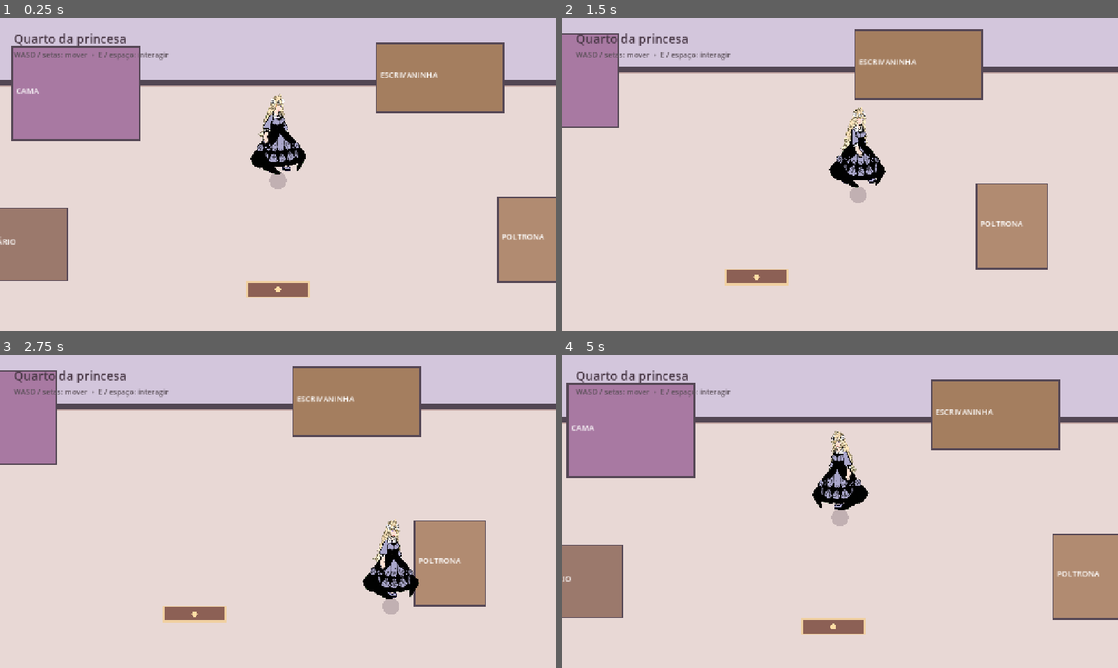
Above: before the commit, frames 1-4 (two rows, left to right).
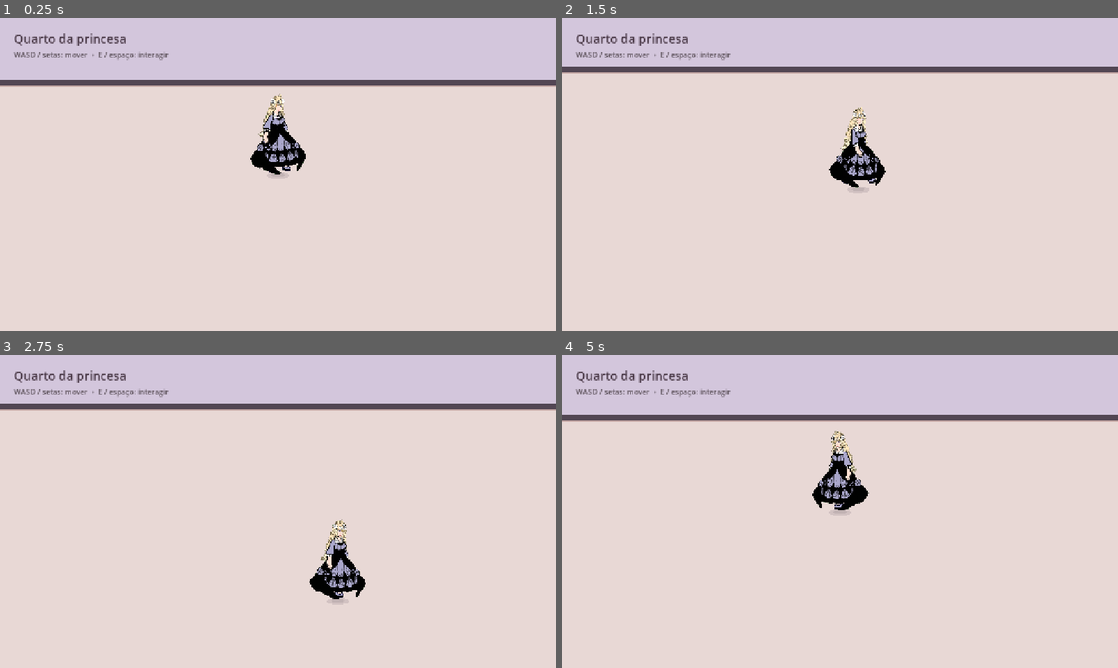
Above: after the commit, the same moments.

Repository: nestarasup-sys/jogo-novo
Game: Godot game, scene res://scenes/main.tscn
Same seed, same stepped clock (60 frames per second), same inputs: the game is played once before the commit and once after it.
Inputs:
- Up to frame 1 (0.25 s): no input
- Up to frame 2 (1.5 s): tap Enter at 0.5 s; hold D (move_right) 0.53-1.28 s; tap E (interact) at 0.6, 1.35 s; tap Space at 0.77 s; hold S (move_down) from 1.28 s (still down)
- Up to frame 3 (2.75 s): tap Space at 1.52 s; release S (move_down) at 2.03 s; hold D (move_right) from 2.03 s (still down); tap Enter at 2.1 s; tap E (interact) at 2.3 s
- Up to frame 4 (5 s): release D (move_right) at 2.78 s; hold W (move_up) 2.78-3.53 s; tap E (interact) at 2.85, 3.6, 4.55 s; tap Space at 3.02, 3.77, 4.52 s; hold A (move_left) from 3.53 s (still down); tap Enter at 4.35 s

The runs differ from the first frame. In frame 1, 19% of the frame differs, in the area x 0-100%, y 7-90%; in frame 2, 12%; in frame 3, 15%; in frame 4, 20%.
Error after the commit: Parse Error: Cannot pass a value of type "HorizontalAlignment" as "String". (res://scripts/world/furniture.gd:71)

Commit message:
polish: rebalance bedroom placeholders, readable exit and grounded princess shadow

Diff:
--- a/scenes/rooms/bedroom.tscn
+++ b/scenes/rooms/bedroom.tscn
@@ -75,7 +75,7 @@
 y_sort_enabled = true
 
 [node name="Bed" type="StaticBody2D" parent="WorldSpace/Furniture"]
-position = Vector2(282, 277)
+position = Vector2(395, 283)
 script = ExtResource("3_furniture")
 display_name = "CAMA"
 footprint_size = Vector2(225, 165)
@@ -86,7 +86,7 @@
 
 
 [node name="WritingDesk" type="StaticBody2D" parent="WorldSpace/Furniture"]
-position = Vector2(927, 249)
+position = Vector2(895, 268)
 script = ExtResource("3_furniture")
 display_name = "ESCRIVANINHA"
 footprint_size = Vector2(225, 122)
@@ -97,7 +97,7 @@
 
 
 [node name="Wardrobe" type="StaticBody2D" parent="WorldSpace/Furniture"]
-position = Vector2(186, 544)
+position = Vector2(332, 515)
 script = ExtResource("3_furniture")
 display_name = "ARMÁRIO"
 footprint_size = Vector2(162, 128)
@@ -108,7 +108,7 @@
 
 
 [node name="Armchair" type="StaticBody2D" parent="WorldSpace/Furniture"]
-position = Vector2(1092, 535)
+position = Vector2(968, 514)
 script = ExtResource("3_furniture")
 display_name = "POLTRONA"
 footprint_size = Vector2(125, 150)
@@ -121,14 +121,14 @@
 [node name="Interactions" type="Node2D" parent="."]
 
 [node name="BedInspect" type="Marker2D" parent="Interactions"]
-position = Vector2(445, 281)
+position = Vector2(553, 314)
 script = ExtResource("4_interaction")
 interaction_type = "inspect"
 action_label = "Examinar cama"
 message = "Uma cama confortável. O descanso será implementado depois."
 
 [node name="WritingDeskInspect" type="Marker2D" parent="Interactions"]
-position = Vector2(764, 269)
+position = Vector2(742, 276)
 script = ExtResource("4_interaction")
 interaction_type = "inspect"
 action_label = "Examinar escrivaninha"
--- a/scripts/player.gd
+++ b/scripts/player.gd
@@ -76,5 +76,12 @@
 	return animation_name == "walk" or str(animation_name).begins_with("walk_")
 
 func _draw() -> void:
-	# A origem do corpo fica nos pés; a sombra segue esse ponto.
-	draw_circle(Vector2(0.0, 11.0), 15.0, Color(0.22, 0.14, 0.21, 0.22))
+	# Sombra rasa e próxima ao contato com o chão; nunca amplia o personagem.
+	var outer := PackedVector2Array()
+	var inner := PackedVector2Array()
+	for i in range(32):
+		var angle := float(i) * TAU / 32.0
+		outer.append(Vector2(cos(angle) * 20.0, 2.0 + sin(angle) * 6.0))
+		inner.append(Vector2(cos(angle) * 12.0, 1.0 + sin(angle) * 3.5))
+	draw_colored_polygon(outer, Color(0.19, 0.13, 0.20, 0.12))
+	draw_colored_polygon(inner, Color(0.17, 0.12, 0.18, 0.10))
--- a/scripts/world/furniture.gd
+++ b/scripts/world/furniture.gd
@@ -56,8 +56,18 @@
         var rect := Rect2(Vector2(-size.x * 0.5, -size.y + footprint_size.y * 0.5) + art_offset, size)
         draw_texture_rect(art_texture, rect, false)
     else:
+        # Placeholder elegante, mas ainda temporário: mantém proporção e footprint.
+        # O visual não participa da colisão e é substituído por art_texture.
         var rect := Rect2(-footprint_size * 0.5, footprint_size)
-        draw_rect(rect, placeholder_color)
-        draw_rect(rect, Color("#554755"), false, 3.0)
+        draw_rect(rect, Color("#4a3949"))
+        var face := Rect2(rect.position + Vector2(3.0, 3.0), rect.size - Vector2(6.0, 6.0))
+        draw_rect(face, placeholder_color)
+        draw_rect(Rect2(face.position + Vector2(7.0, 8.0), Vector2(face.size.x - 14.0, 2.0)), Color(1.0, 0.96, 0.93, 0.34))
+        draw_rect(Rect2(face.position + Vector2(8.0, face.size.y - 11.0), Vector2(face.size.x - 16.0, 2.0)), Color(0.25, 0.19, 0.29, 0.28))
+        draw_rect(Rect2(face.position + Vector2(7.0, 7.0), face.size - Vector2(14.0, 14.0)), Color(0.95, 0.87, 0.80, 0.30), false, 1.0)
         if not display_name.is_empty():
-            draw_string(ThemeDB.fallback_font, Vector2(-footprint_size.x * 0.5 + 6.0, 0.0), display_name, HORIZONTAL_ALIGNMENT_LEFT, int(footprint_size.x - 10.0), 14, Color.WHITE)
+            draw_string(ThemeDB.fallback_font,
+                Vector2(face.position.x + 9.0, face.position.y + face.size.y * 0.5 + 5.0),
+                HORIZONTAL_ALIGNMENT_CENTER, int(face.size.x - 18.0), 15,
+                Color("#fff5e9"))
+            draw_circle(Vector2(0.0, face.position.y + 17.0), 2.5, Color("#e1c19c"))
--- a/scripts/world/interaction_point.gd
+++ b/scripts/world/interaction_point.gd
@@ -39,10 +39,15 @@
             draw_line(Vector2(-10, 10), Vector2(10, -10), Color.RED, 2.0)
         return
     if interaction_type == "door":
-        var outline := Rect2(-55.0, -13.0, 110.0, 26.0)
-        draw_rect(outline, Color("#8c6055"))
-        draw_rect(outline, Color("#f0d0a1"), false, 3.0)
-        draw_circle(Vector2.ZERO, 5.0, Color("#ffdea5"))
+        # Placa legível no próprio cenário; destino permanece definido por dados.
+        var outline := Rect2(-55.0, -16.0, 110.0, 32.0)
+        draw_rect(Rect2(-58.0, -19.0, 116.0, 38.0), Color("#4b3648"))
+        draw_rect(outline, Color("#81616b"))
+        draw_rect(Rect2(-50.0, -12.0, 100.0, 24.0), Color("#aa8790"), false, 1.0)
+        draw_circle(Vector2(-42.0, 0.0), 3.0, Color("#efcc91"))
+        draw_circle(Vector2(42.0, 0.0), 3.0, Color("#efcc91"))
+        draw_string(ThemeDB.fallback_font, Vector2(-34.0, 5.0),
+            HORIZONTAL_ALIGNMENT_CENTER, 68, 12, Color("#fff0da"), TextServer.JUSTIFICATION_NONE)
     elif Engine.is_editor_hint():
         draw_circle(Vector2.ZERO, 9.0, Color("#f5d598"))
     if Engine.is_editor_hint():
--- a/tests/smoke.gd
+++ b/tests/smoke.gd
@@ -116,7 +116,7 @@
         _expect(cam.limit_right == 1280 and cam.limit_bottom == 720, "limites de câmera")
     _expect(game.current_room.get_node("WorldSpace/Furniture").get_child_count() == 4, "móveis do quarto isolados")
     await _test_player_movement(game)
-    game.player.global_position = Vector2(445, 281)
+    game.player.global_position = Vector2(553, 314)
     var bed: Dictionary = game.current_room.nearest_interaction(game.player.global_position)
     _expect(bed.get("kind") == "inspect", "objeto permite inspeção")
     game._activate_interaction(bed)
@@ -160,14 +160,14 @@
     _expect(absf(delta.x - delta.y) < 3.0, "diagonal equilibrada")
     _expect(absf(delta.length() - axis_distance) < 6.0, "diagonal normalizada")
     await _release_inputs()
-    # A mesa tem footprint no intervalo x 815..1040, y 188..310.
-    game.player.global_position = Vector2(790, 250)
+    # A mesa ocupa x 782.5..1007.5, y 207..329, com personagem à esquerda.
+    game.player.global_position = Vector2(740, 268)
     game.player.velocity = Vector2.ZERO
     Input.action_press("move_right")
     for _i in range(35):
         await physics_frame
     Input.action_release("move_right")
-    _expect(game.player.global_position.x < 801.0, "a princesa não atravessa a escrivaninha")
+    _expect(game.player.global_position.x < 770.0, "a princesa não atravessa a escrivaninha")
     await _release_inputs()
     game.player.global_position = Vector2(60, 400)
     game.player.velocity = Vector2.ZERO
